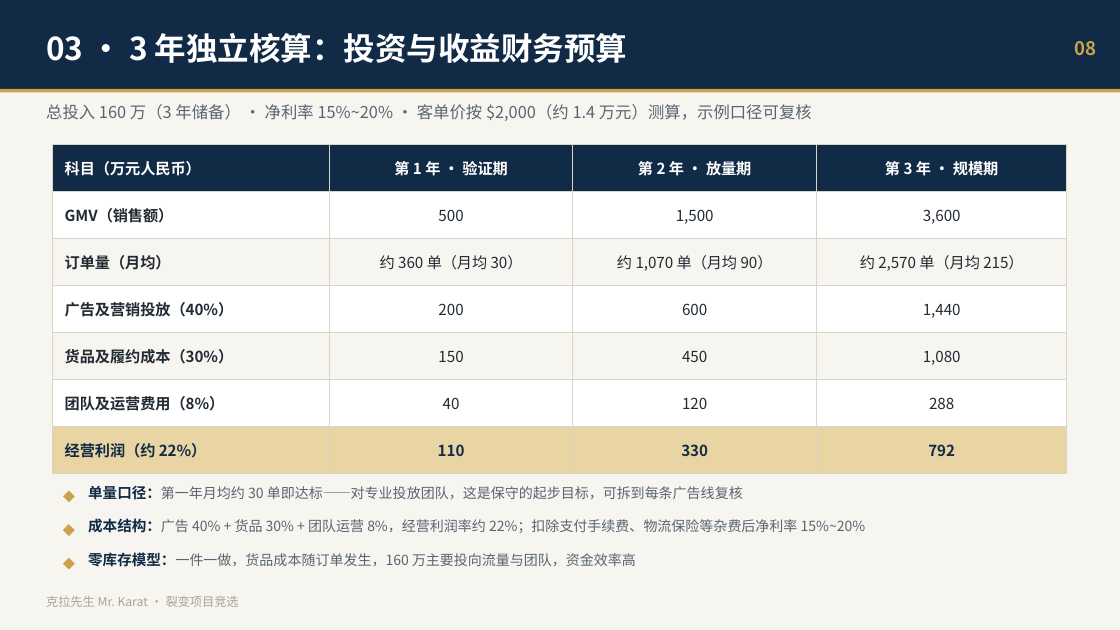
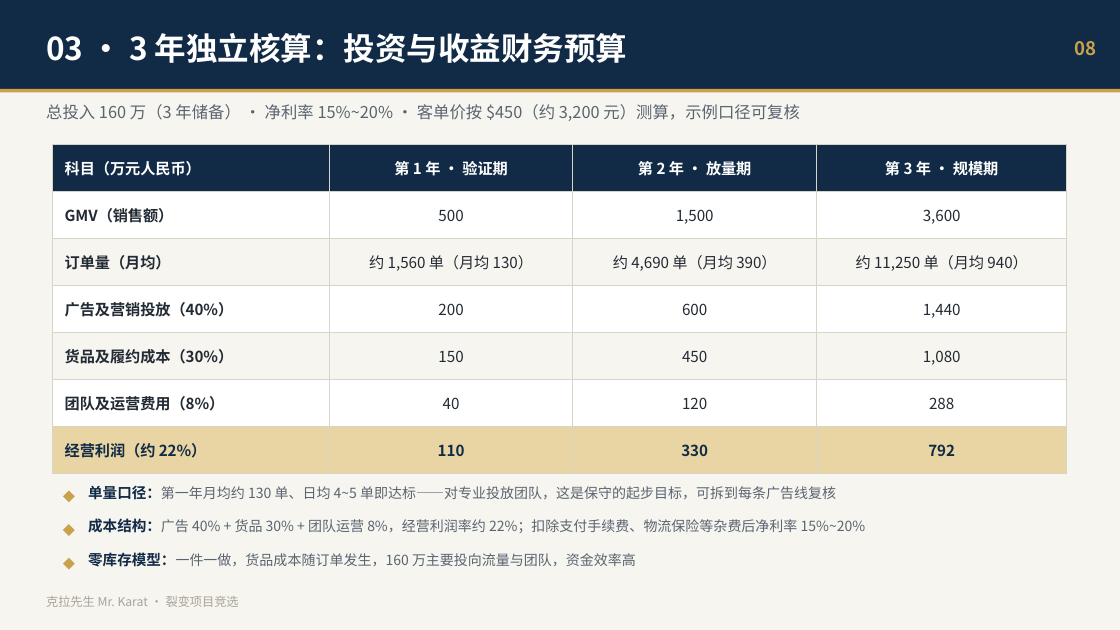
Before and after one commit to devlee/ma, a slide deck: slide 8 of ppt/克拉先生_裂变项目总经理竞选PPT.pptx. Drawn at 1120x630 pixels with LibreOffice and Linux fonts; fonts in the diff are those of the drawing. Boxes give left, top, right and bottom in pixels: in the first picture for what was removed or moved away, otherwise in the second. Text is boxed around its words. In the diff, an @@ line names an element or a change of style, - is before the commit and + after.

```diff
--- a/ppt/克拉先生_裂变项目总经理竞选PPT.pptx
+++ b/ppt/克拉先生_裂变项目总经理竞选PPT.pptx
@@ text at <box>46,104,800,121</box>: text changed @@
-总投入 160 万（3 年储备） · 净利率 15%~20% · 客单价按 $2,000（约 1.4 万元）测算，示例口径可复核
+总投入 160 万（3 年储备） · 净利率 15%~20% · 客单价按 $450（约 3,200 元）测算，示例口径可复核
@@ text at <box>369,255,533,271</box>: text changed @@
-约 360 单（月均 30）
+约 1,560 单（月均 130）
@@ text at <box>613,255,776,271</box>: text changed @@
-约 1,070 单（月均 90）
+约 4,690 单（月均 390）
@@ text at <box>856,255,1027,271</box>: text changed @@
-约 2,570 单（月均 215）
+约 11,250 单（月均 940）
@@ text at <box>88,485,836,500</box>: text changed @@
-单量口径：第一年月均约 30 单即达标——对专业投放团队，这是保守的起步目标，可拆到每条广告线复核
+单量口径：第一年月均约 130 单、日均 4~5 单即达标——对专业投放团队，这是保守的起步目标，可拆到每条广告线复核
```
Also in this commit, not shown: 5 other slides changed, 4 other files.
